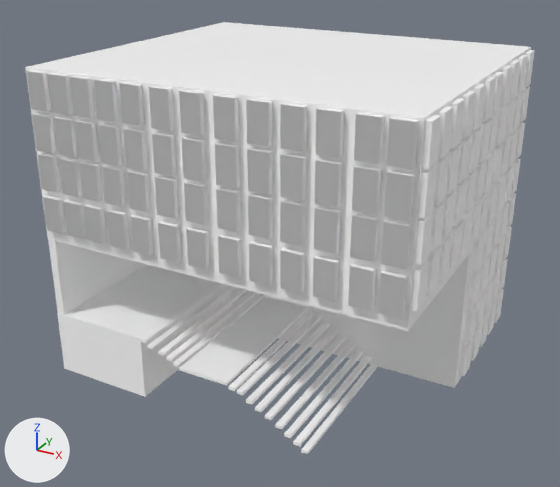
What one commit did to the glTF model front-react/public/imports/EdificiosTX.gltf.
The view is the same before and after, from a 50 mm camera at (-6.3, -8.46, 4.67) aimed at (-9.86, -2.0, 1.44). Lighting does not change. The marker at lower left points along +X, +Y and +Z. Where no turn or scale is listed for an object, it has been applied to the vertices.
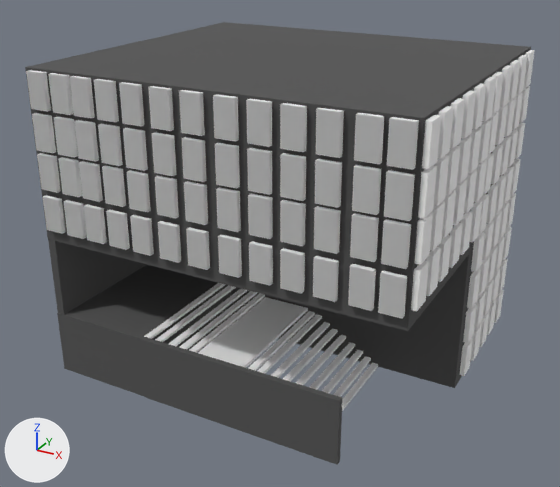
Patch to the scene script:
```diff
--- a/front-react/public/imports/EdificiosTX.gltf.py
+++ b/front-react/public/imports/EdificiosTX.gltf.py
@@ mat_blinn1 @@
+mat_blinn1 = principled_material('blinn1')
+mat_blinn1.base_color = (0.0856, 0.0856, 0.0856)  # dark grey #535353
+mat_blinn1.roughness = 1.0
@@ me_pcubeshape312 @@
 me_pcubeshape312.from_pydata(...)  # 8 vertices, 12 faces; spans x -1.86..1.86, y -0.82..0.82, z -1.58..1.58
-me_pcubeshape312.materials.append(mat_material_0)  # white #ffffff
+me_pcubeshape312.materials.append(mat_blinn1)  # dark grey #535353
@@ me_pcubeshape314 @@
 me_pcubeshape314.from_pydata(...)  # 8 vertices, 12 faces; spans x -0.53..0.53, y -0.82..0.82, z -0.33..0.33
-me_pcubeshape314.materials.append(mat_material_0)  # white #ffffff
+me_pcubeshape314.materials.append(mat_blinn1)  # dark grey #535353
@@ me_pcubeshape330 @@
 me_pcubeshape330.from_pydata(...)  # 8 vertices, 12 faces; spans x -0.04..0.04, y -0.85..0.85, z -0.42..0.42
-me_pcubeshape330.materials.append(mat_material_0)  # white #ffffff
+me_pcubeshape330.materials.append(mat_blinn1)  # dark grey #535353
@@ me_pcube313shape @@
 me_pcube313shape.from_pydata(...)  # 8 vertices, 12 faces; spans x -1.86..1.86, y -0.82..0.82, z -0.84..0.84
-me_pcube313shape.materials.append(mat_material_0)  # white #ffffff
+me_pcube313shape.materials.append(mat_blinn1)  # dark grey #535353
@@ me_pcubeshape314_001 @@
+me_pcubeshape314_001.from_pydata(...)  # a box spanning x -1.06..1.06, y -0.03..0.03, z -0.33..0.33
+me_pcubeshape314_001.materials.append(mat_blinn1)  # dark grey #535353
@@ ob_pcube314_001 @@
+ob_pcube314_001 = bpy.data.objects.new('pCube314.001', me_pcubeshape314_001)
+ob_pcube314_001.location = (-9.55, -3.405, 0.492)
```

Where the change shows, as pixel boxes [x1, y1, x2, y2] in the pictures (560 x 487 px):
'pcube313', recoloured (white to grey): [25, 41, 488, 331] in both
'pCube312', recoloured (white to grey): [143, 22, 531, 388] in both
'pCube314.001', added: after [140, 336, 342, 465]
'pCube314', recoloured (white to grey): [57, 264, 232, 397] in both
'pCube330', recoloured: [48, 239, 147, 315] in both
